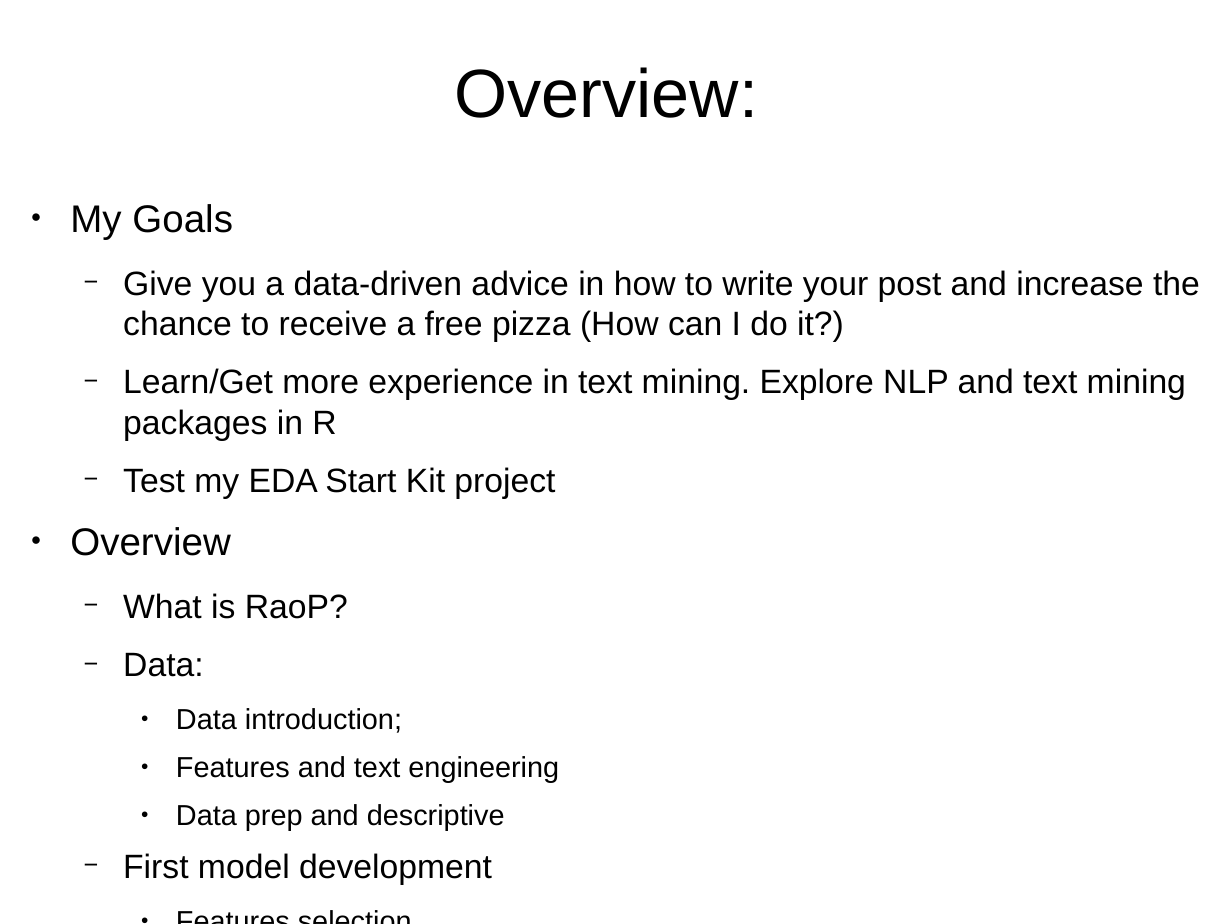
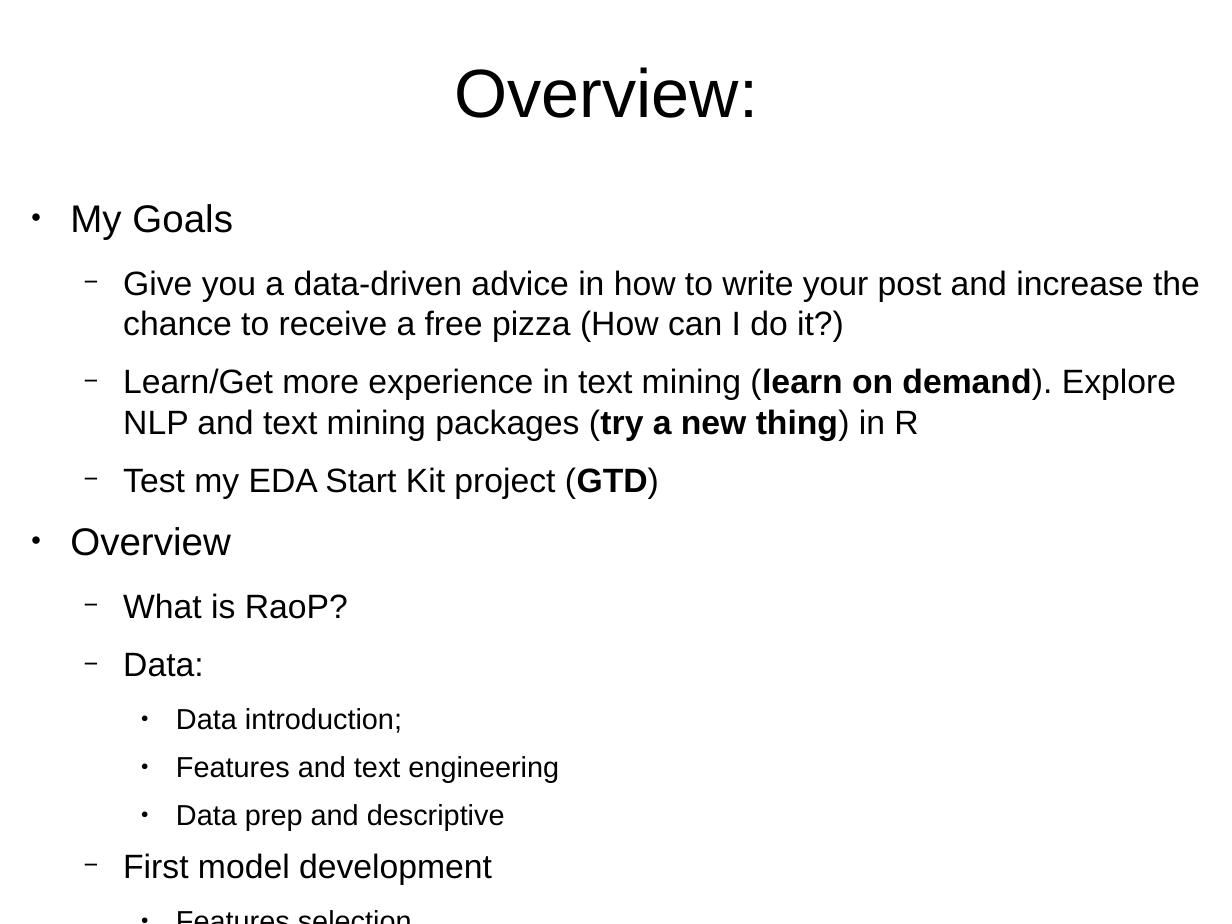
Before and after one commit to leandroohf/raop, a slide deck: slide 2 of doc/pres/pres.odp. Drawn at 1232x924 pixels with LibreOffice and Linux fonts; fonts in the diff are those of the drawing. Boxes give left, top, right and bottom in pixels: in the first picture for what was removed or moved away, otherwise in the second. Text is boxed around its words. In the diff, an @@ line names an element or a change of style, - is before the commit and + after.

```diff
--- a/doc/pres/pres.odp
+++ b/doc/pres/pres.odp
@@ text at box(123, 368, 1176, 499): text changed @@
-  − Learn/Get more experience in text mining. Explore NLP and text mining packages in R
-  − Test my EDA Start Kit project
+  − Learn/Get more experience in text mining (learn on demand). Explore NLP and text mining packages (try a new thing) in R
+  − Test my EDA Start Kit project (GTD)
```
Also in this commit, not shown: 1 other slide changed, 2 slides added.
